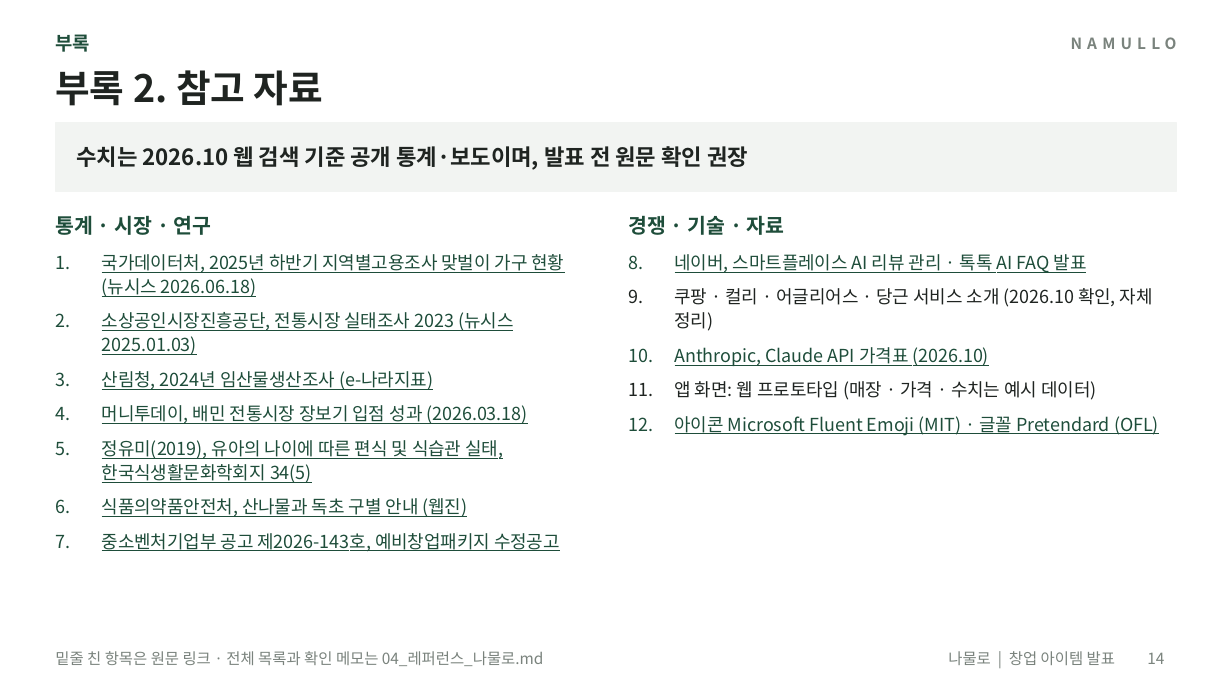
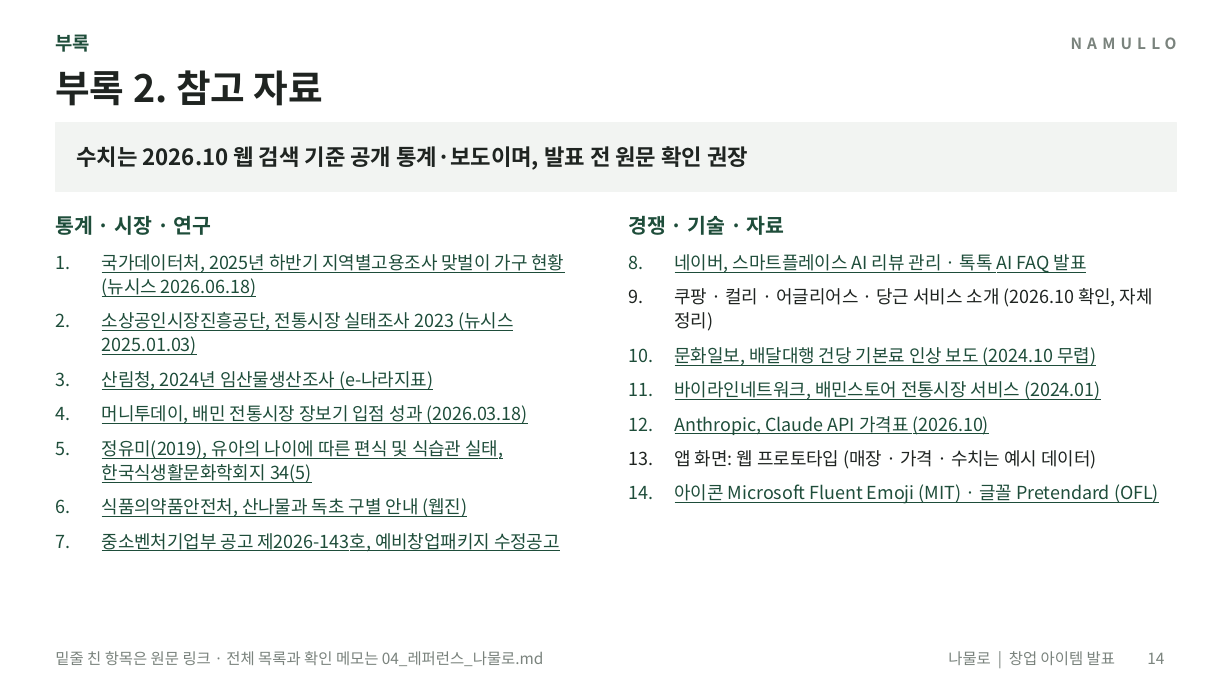
Before and after one commit to yonghoon7153-source/Yonghoon-DEM-DFT, a slide deck: slide 14 of namul-platform/02_발표자료_나물로.pptx. Drawn at 1232x693 pixels with LibreOffice and Linux fonts; fonts in the diff are those of the drawing. Boxes give left, top, right and bottom in pixels: in the first picture for what was removed or moved away, otherwise in the second. Text is boxed around its words. In the diff, an @@ line names an element or a change of style, - is before the commit and + after.

```diff
--- a/namul-platform/02_발표자료_나물로.pptx
+++ b/namul-platform/02_발표자료_나물로.pptx
@@ text at [675, 347, 1100, 400]: paragraphs added @@
+10. 문화일보, 배달대행 건당 기본료 인상 보도 (2024.10 무렵)
+11. 바이라인네트워크, 배민스토어 전통시장 서비스 (2024.01)
```
Also in this commit, not shown: 13 other slides changed, 24 other files.
